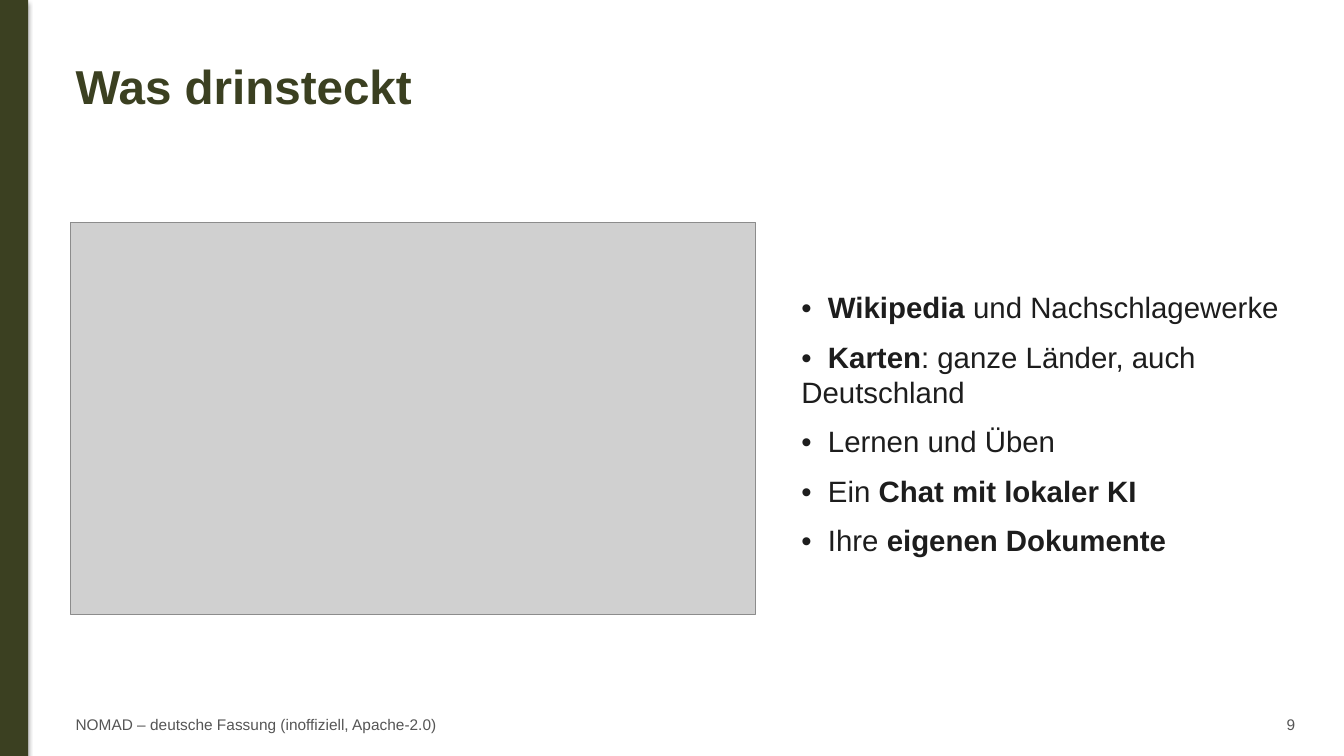
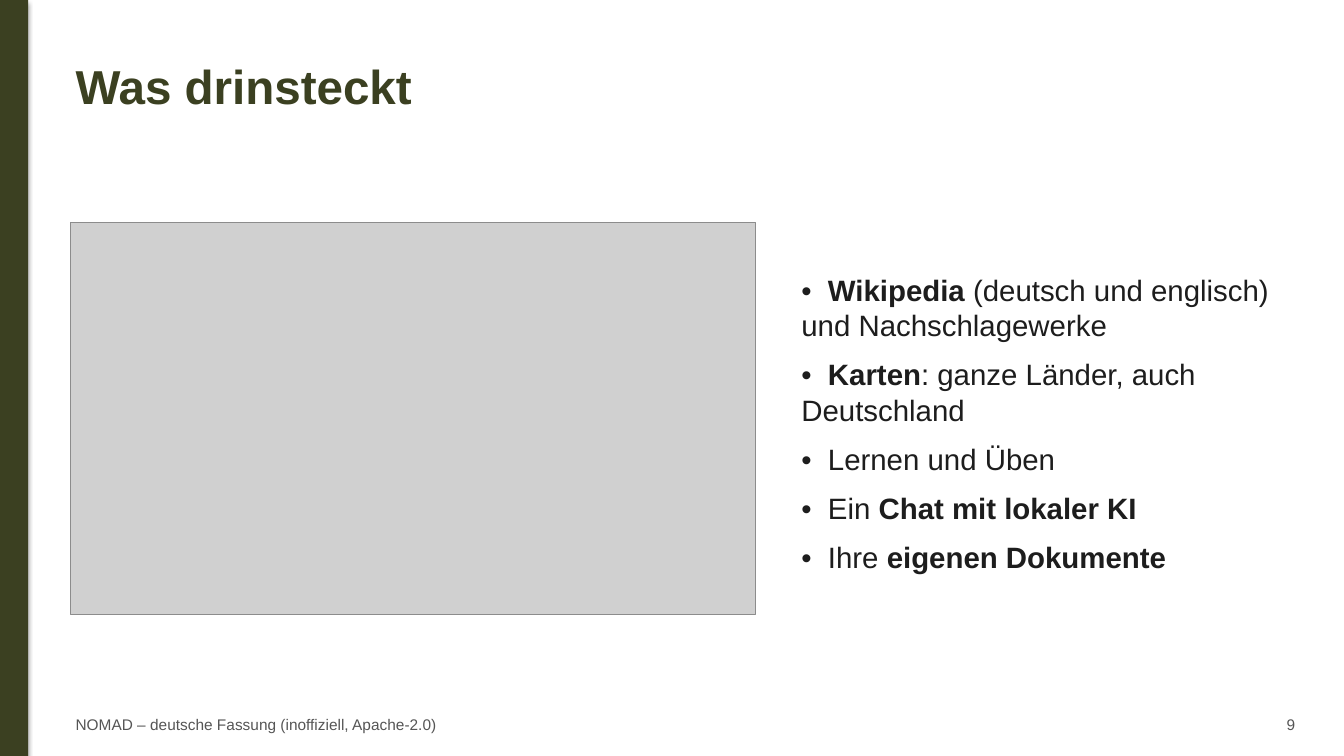
Before and after one commit to huppiflupp/project-nomad-de, a slide deck: slide 9 of de/praesentation/NOMAD-Praesentation.pptx. Drawn at 1344x756 pixels with LibreOffice and Linux fonts; fonts in the diff are those of the drawing; grey boxes stand for pictures. Boxes give left, top, right and bottom in pixels: in the first picture for what was removed or moved away, otherwise in the second. Text is boxed around its words. In the diff, an @@ line names an element or a change of style, - is before the commit and + after.

```diff
--- a/de/praesentation/NOMAD-Praesentation.pptx
+++ b/de/praesentation/NOMAD-Praesentation.pptx
@@ text at [801,279,1269,342]: text changed @@
-• Wikipedia und Nachschlagewerke
+• Wikipedia (deutsch und englisch) und Nachschlagewerke
```
Also in this commit, not shown: 2 other slides changed, 22 other files.
